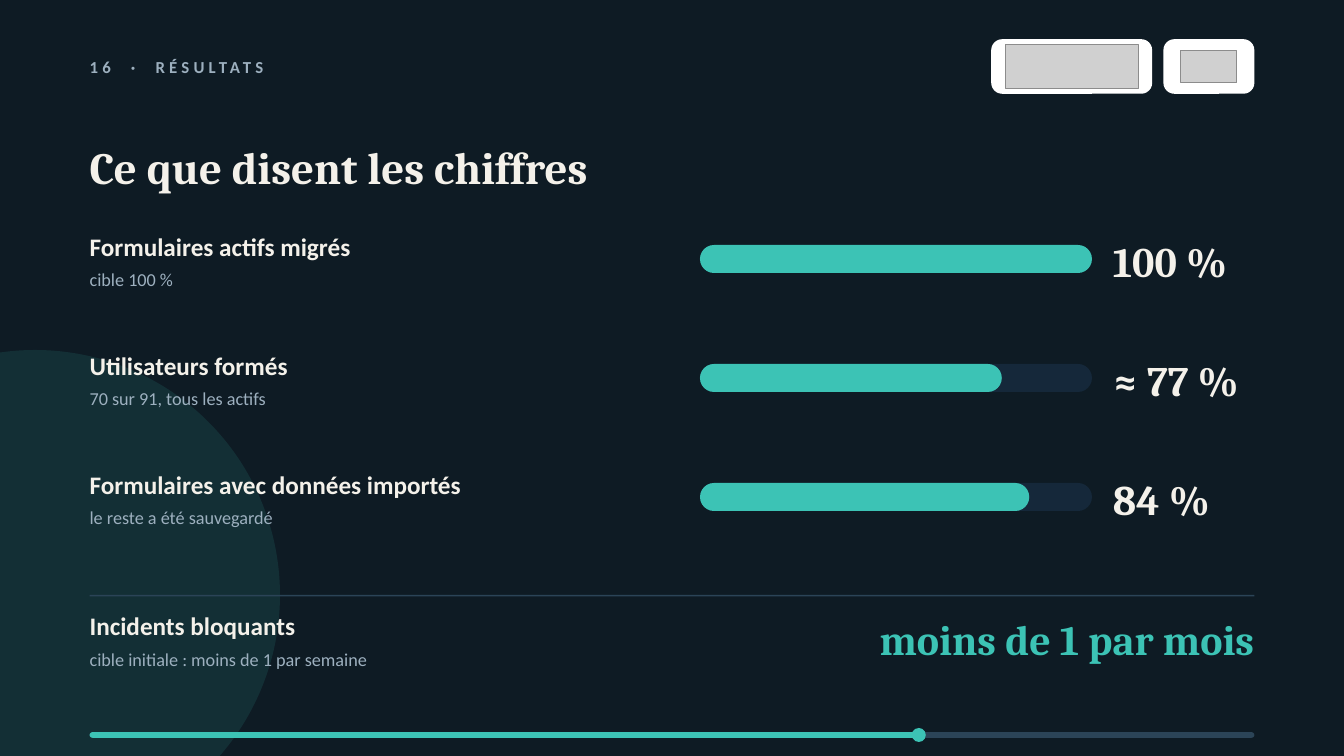
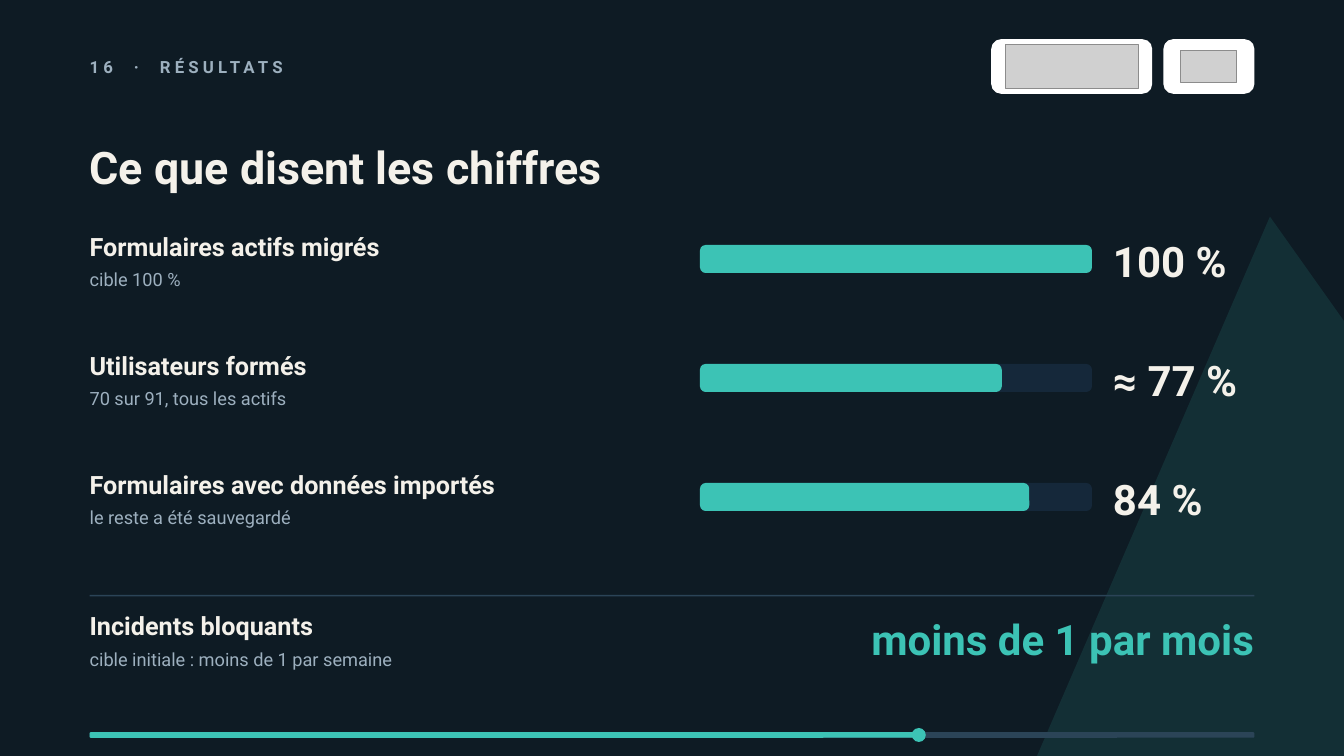
Before and after one commit to falachabt/Icam, a slide deck: slide 16 of Presentation_Kizeo_Teepee.pptx. Drawn at 1344x756 pixels with LibreOffice and Linux fonts; fonts in the diff are those of the drawing; grey boxes stand for pictures. Boxes give left, top, right and bottom in pixels: in the first picture for what was removed or moved away, otherwise in the second. Text is boxed around its words. In the diff, an @@ line names an element or a change of style, - is before the commit and + after.

```diff
--- a/Presentation_Kizeo_Teepee.pptx
+++ b/Presentation_Kizeo_Teepee.pptx
@@ font Calibri to Roboto in 9 elements at bbox=[90, 237, 379, 262], bbox=[90, 272, 163, 286], bbox=[90, 356, 307, 376], bbox=[90, 391, 286, 408], bbox=[90, 475, 495, 499], bbox=[90, 510, 291, 528], bbox=[90, 616, 313, 640], bbox=[90, 652, 392, 670], bbox=[90, 61, 113, 73] @@
@@ triangle added at bbox=[956, 183, 1344, 756], fill #3CC3B5 at 12% opacity @@
@@ ellipse removed at bbox=[0, 350, 280, 756] @@
@@ proportions changed in 7 elements at bbox=[90, 732, 1255, 738], bbox=[90, 732, 922, 738], bbox=[700, 245, 1092, 273], bbox=[700, 364, 1092, 392], bbox=[700, 364, 1001, 392], bbox=[700, 483, 1092, 511], bbox=[700, 483, 1029, 511] @@
@@ font Cambria to Roboto in 5 elements at bbox=[90, 150, 602, 193], bbox=[1113, 246, 1185, 278], bbox=[1148, 366, 1196, 396], bbox=[1113, 484, 1161, 516], bbox=[871, 623, 1254, 664] @@
```
Also in this commit, not shown: 21 other slides changed, 1 other file.
